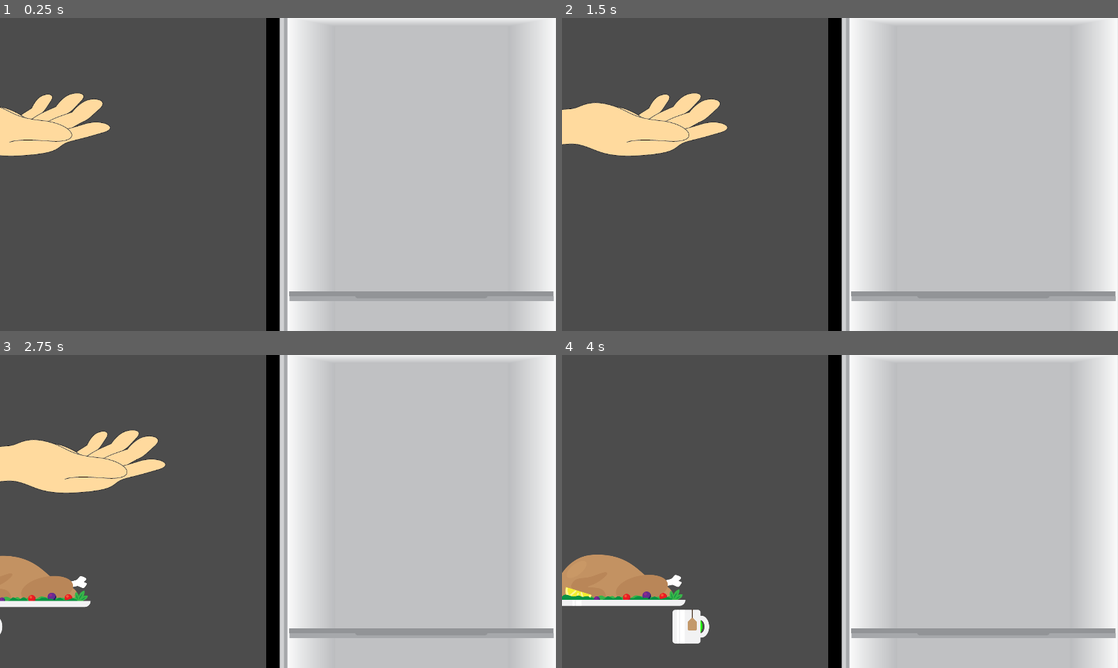
Above: before the commit, frames 1-4 (two rows, left to right).
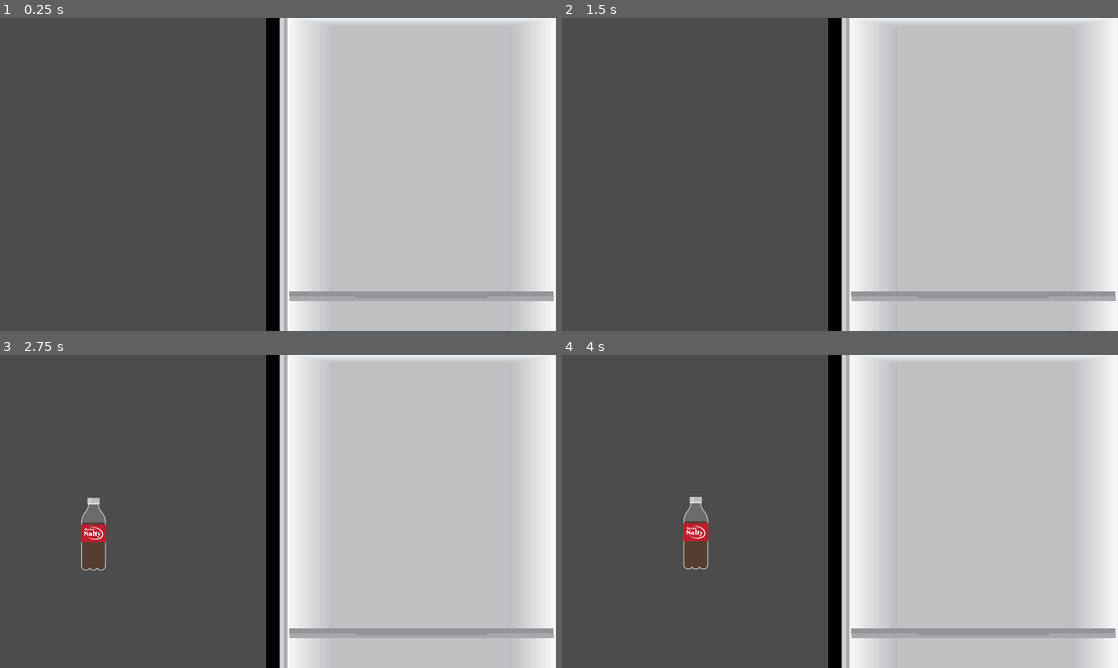
Above: after the commit, the same moments.

Repository: GuyWithaPC/Gamecraft-2022-Chill
Game: Godot game, scene res://Scenes/Play.tscn
The game is run twice, just before and just after one commit, with the same random seed, the same clock (stepped at 60 frames per second) and the same inputs. The project has no main scene, so this scene is started directly.
Inputs (mouse positions are in pixels of both pictures, inside the frame that each line leads up to):
- Up to frame 1 (0.25 s): no input
- Up to frame 2 (1.5 s): move the mouse to (962, 158) at 0.52 s; click (962, 158) at 0.6 s; move the mouse to (728, 190) at 1.27 s; tap Mouse wheel down (scroll_down) at 1.35 s
- Up to frame 3 (2.75 s): tap Enter at 2 s; move the mouse to (333, 442) at 2.02 s; tap Mouse wheel up (scroll_up) at 2.1 s
- Up to frame 4 (4 s): move the mouse to (584, 580) at 2.77 s; click (584, 580) at 2.85 s; move the mouse to (678, 627) at 3.52 s; tap Mouse wheel down (scroll_down) at 3.6 s

The runs differ from the first frame. In frame 1, 2.6% of the frame differs, in the area x 0-20%, y 24-45%; in frame 2, 4.0%; in frame 3, 6.8%, in the area x 0-30%, y 24-90%; in frame 4, 4.3%.
Error in both runs: Attempt to call function 'connect' in base 'null instance' on a null instance. (res://Scripts/FoodItem.gd:35)

Commit message:
hand now wants and grabs food

Diff:
--- a/Scenes/Play.tscn
+++ b/Scenes/Play.tscn
@@ -67,6 +67,8 @@
 scale = Vector2( 1.5, 1.5 )
 
 [node name="GrabRegion" type="Area2D" parent="GrabberPath/Grabber"]
+collision_layer = 2
+collision_mask = 2
 
 [node name="Sprite" type="Sprite" parent="GrabberPath/Grabber/GrabRegion"]
 texture = ExtResource( 4 )
--- a/Scripts/SceneController.gd
+++ b/Scripts/SceneController.gd
@@ -6,10 +6,11 @@
 # var b = "text"
 
 var dragging = false
-var hand_timer = 3.0
+var wanting_food = null
 
 onready var food_scene = preload("res://Prefabs/FoodItems.tscn").instance()
 onready var hand = $GrabberPath/Grabber
+onready var grab_region = $GrabberPath/Grabber/GrabRegion
 var foods = ["Apple","Milk","Pie","Pizza","Soda","Soup","Tea","TupperwareLg","TupperwareMd","TupperwareSm","Turkey","Watermelon"]
 # Called when the node enters the scene tree for the first time.
 func _ready():
@@ -18,17 +19,28 @@
 
 # Called every frame. 'delta' is the elapsed time since the previous frame.
 func _process(delta):
-	if randi()%100 == 0:
+	if randi()%200 == 0:
 		var food = randi()%len(foods)
 		var summoned = food_scene.get_node(foods[food]).duplicate()
 		summoned.start_position = Vector2(randi()%500,randi()%(1080/2)+1080/2)
 		summoned.position = summoned.start_position - Vector2(500,0)
 		summoned.scale = Vector2(0.5,0.5)
 		add_child(summoned)
-	if hand_timer > 0:
-		hand.unit_offset = lerp(hand.unit_offset,1,delta*5)
-	elif hand_timer > -3:
+	if randi()%500 == 0 and !wanting_food:
+		var food = foods[randi()%len(foods)]
+		print("wants: "+food)
+		wanting_food = food
+
+	if wanting_food != null:
+		if hand.unit_offset < 0.95:
+			hand.unit_offset = lerp(hand.unit_offset,1,delta*5)
+		else:
+			hand.unit_offset = 1
+		for obj in grab_region.get_overlapping_bodies():
+			if obj.is_in_group("Food"):
+				if wanting_food in obj.name and !obj.dragged:
+					obj.queue_free()
+					wanting_food = null
+					break
+	else:
 		hand.unit_offset = lerp(hand.unit_offset,0,delta*5)
-	else:
-		hand_timer = 3
-	hand_timer -= delta
